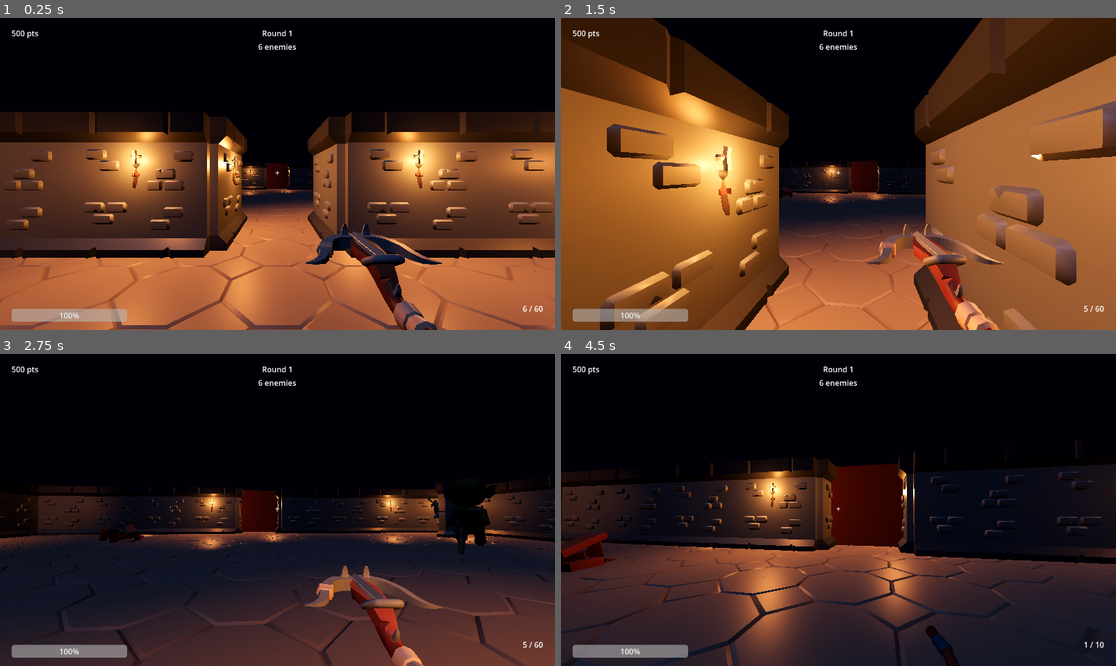
Above: before the commit, frames 1-4 (two rows, left to right).
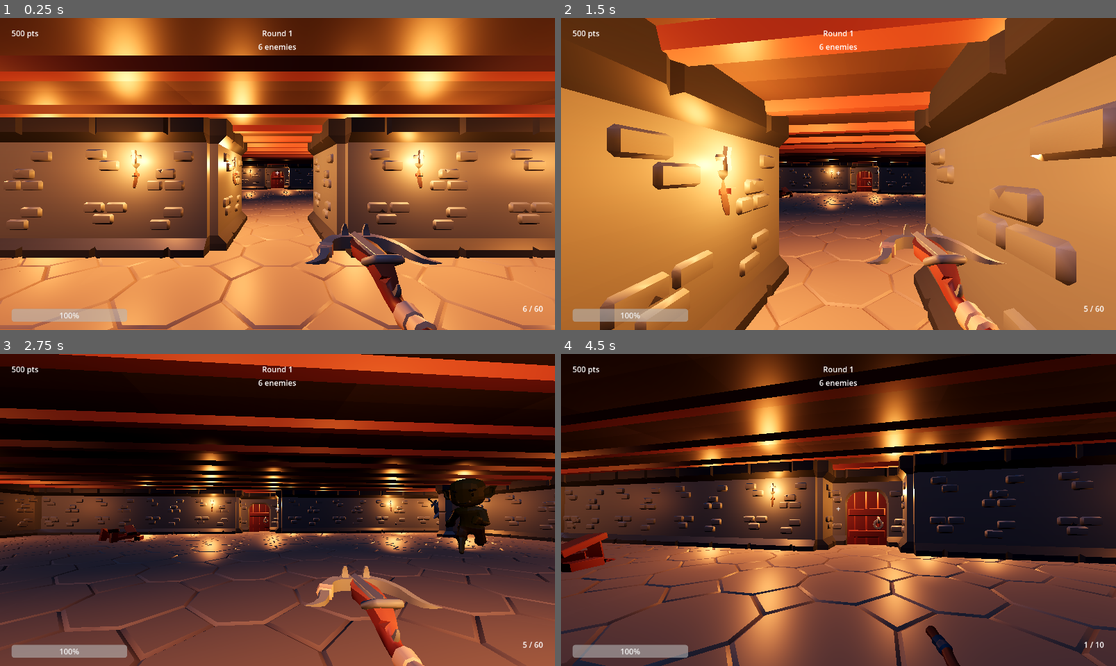
Above: after the commit, the same moments.

Repository: ariesyous/projectbluebean
Game: Godot game, scene res://scenes/world/Arena.tscn
Two runs of this game, one before a commit and one after it. Both use one fixed random seed, a clock stepped at 60 frames per second and the inputs below.
Inputs (mouse positions are in pixels of both pictures, inside the frame that each line leads up to):
- Up to frame 1 (0.25 s): no input
- Up to frame 2 (1.5 s): tap Enter at 0.5 s; move the mouse to (866, 174) at 0.52 s; press the mouse at (866, 174) at 0.53 s; hold W (move_forward) from 0.53 s (still down); tap Space (jump) at 0.77 s; move the mouse to (810, 174) at 1.27 s; release the mouse at (810, 174) at 1.28 s; tap F (interact) at 1.35 s
- Up to frame 3 (2.75 s): keep holding W (move_forward); tap Space (jump) at 1.52 s; move the mouse to (288, 503) at 2.02 s; hold V (melee) from 2.03 s (still down)
- Up to frame 4 (4.5 s): keep holding W (move_forward); move the mouse to (832, 516) at 2.77 s; release V (melee) at 2.78 s; tap 1 (weapon_1) at 2.85 s; click (832, 516) at 2.92 s; tap Space (jump) at 3.02, 3.77 s; move the mouse to (877, 513) at 3.52 s; hold 2 (weapon_2) 3.53-4.28 s; move the mouse to (794, 506) at 4.27 s; tap 3 (weapon_3) at 4.35 s

The runs differ from the first frame. In frame 1, 92% of the frame differs, in the area x 0-100%, y 0-100%; in frame 2, 91%; in frame 3, 70%; in frame 4, 67%.

Commit message:
M5 polish: ceiling, corner pillars, door model, brighter lighting
Cap the dungeon with ceiling_tile to kill the dark void above the walls,
place wall_corner buttresses at convex corners, swap the gated door's
emissive box for a real wall_doorway model, and brighten ambient + torches
so the sealed dungeon stays readable. All in arena.gd; navmesh unaffected.

Also fold the 2026-06-05 playtest feedback into a prioritized M6-M11
roadmap in AGENTS.md/CLAUDE.md (prop collision, sprint/stamina, breakable
+repairable barricades, axe/weapon overhaul, enemy AI + map redesign, meta).

Co-Authored-By: Claude Opus 4.8 <noreply@anthropic.com>

Diff:
--- a/projectbluebean/scripts/systems/arena.gd
+++ b/projectbluebean/scripts/systems/arena.gd
@@ -33,6 +33,7 @@
 	GameState.reset()
 	Economy.reset()
 	_build_dungeon()
+	_tune_environment()
 	_start_ambient_audio()
 	await _bake_navigation()
 	_start_round()
@@ -98,7 +99,10 @@
 			if torch_i % 3 == 0:
 				_place_torch(Vector3(wx, 0.0, wz), dir, props)
 
+	_build_ceiling(props)
+	_build_corner_pillars(props)
 	_place_dungeon_props(props)
+	_decorate_buyable_door()
 
 func _start_ambient_audio() -> void:
 	var ambience := DungeonAmbience.new()
@@ -114,11 +118,96 @@
 	var light := OmniLight3D.new()
 	light.set_script(load("res://scripts/fx/torch_flicker.gd"))
 	light.light_color = Color(1.0, 0.6, 0.25)
-	light.light_energy = 3.2
-	light.omni_range = 9.0
+	light.light_energy = 4.2
+	light.omni_range = 12.0
 	light.shadow_enabled = false
 	props.add_child(light)
 	light.global_position = wall_pos + inner * 0.6 + Vector3(0.0, 2.7, 0.0)
+
+## Cap the dungeon with a ceiling so the dark void above the 4-tall walls is hidden.
+func _build_ceiling(parent: Node3D) -> void:
+	var ceil_scene: PackedScene = load(KIT + "ceiling_tile.gltf")
+	if ceil_scene == null:
+		push_warning("Missing ceiling_tile.gltf")
+		return
+	var ceiling := Node3D.new()
+	ceiling.name = "DungeonCeiling"
+	parent.add_child(ceiling)
+	for cell in _floor_cells:
+		var tile: Node3D = ceil_scene.instantiate()
+		ceiling.add_child(tile)
+		tile.position = Vector3(cell.x * TILE, WALL_H, cell.y * TILE)
+
+## Place a corner buttress pillar at every convex corner (a cell whose two
+## perpendicular edges are both walls and whose diagonal neighbour is empty), so
+## corners read as columns instead of two straight walls poking through each other.
+func _build_corner_pillars(parent: Node3D) -> void:
+	var scene: PackedScene = load(KIT + "wall_corner.gltf")
+	if scene == null:
+		push_warning("Missing wall_corner.gltf")
+		return
+	var pillars := Node3D.new()
+	pillars.name = "CornerPillars"
+	parent.add_child(pillars)
+	var diags := [Vector2i(-1, 1), Vector2i(-1, -1), Vector2i(1, -1), Vector2i(1, 1)]
+	for cell in _floor_cells:
+		for d in diags:
+			if _floor_cells.has(cell + Vector2i(d.x, 0)):
+				continue
+			if _floor_cells.has(cell + Vector2i(0, d.y)):
+				continue
+			if _floor_cells.has(cell + d):
+				continue
+			var jx: float = cell.x * TILE + d.x * TILE * 0.5
+			var jz: float = cell.y * TILE + d.y * TILE * 0.5
+			var pil: Node3D = scene.instantiate()
+			pillars.add_child(pil)
+			pil.position = Vector3(jx, 0.0, jz)
+			pil.rotation.y = _corner_yaw(d)
+
+## Maps a convex-corner's exterior diagonal to the wall_corner yaw that tucks the
+## buttress into that corner. Calibrated from the piece's local AABB.
+func _corner_yaw(d: Vector2i) -> float:
+	if d == Vector2i(-1, 1):
+		return 0.0
+	if d == Vector2i(-1, -1):
+		return PI * 0.5
+	if d == Vector2i(1, -1):
+		return PI
+	return PI * 1.5
+
+## Swap the gated door's plain emissive box for a real KayKit door model. The box
+## collider stays (it's the gate); the whole BuyableDoor frees on purchase so the
+## door model disappears with it.
+func _decorate_buyable_door() -> void:
+	var door := get_node_or_null("BuyableDoor")
+	if door == null:
+		return
+	var barrier := door.get_node_or_null("Barrier")
+	if barrier == null:
+		return
+	var mesh := barrier.get_node_or_null("BarrierMesh") as MeshInstance3D
+	if mesh != null:
+		mesh.visible = false
+	var scene: PackedScene = load(KIT + "wall_doorway.gltf")
+	if scene == null:
+		push_warning("Missing wall_doorway.gltf")
+		return
+	var model: Node3D = scene.instantiate()
+	barrier.add_child(model)
+	# BuyableDoor sits at y=2; the door model's origin is at its base, so drop it
+	# 2 units to stand on the floor. Default yaw spans x and blocks the z corridor.
+	model.position = Vector3(0.0, -2.0, 0.0)
+
+## Lift the dark dungeon a touch now that a ceiling encloses it, keeping the mood
+## while making orc silhouettes readable during kiting.
+func _tune_environment() -> void:
+	var we := $WorldEnvironment as WorldEnvironment
+	if we == null or we.environment == null:
+		return
+	var env := we.environment
+	env.ambient_light_energy = 0.85
+	env.fog_density = 0.013
 
 func _place_dungeon_props(props: Node3D) -> void:
 	# Start room: readable silhouettes near the side walls, leaving the lane clear.
Not shown, changed: AGENTS.md
Not shown, changed: CLAUDE.md
